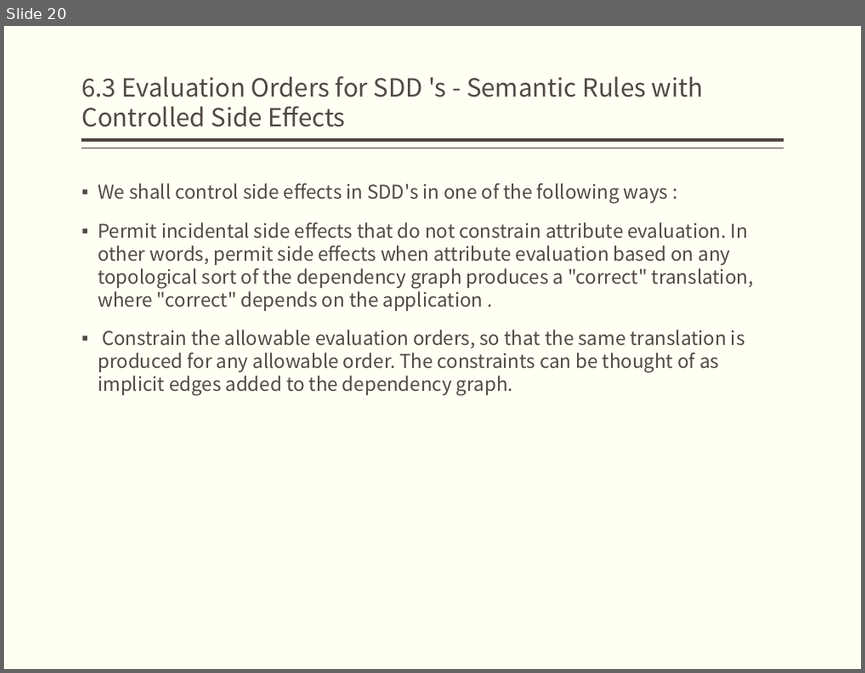
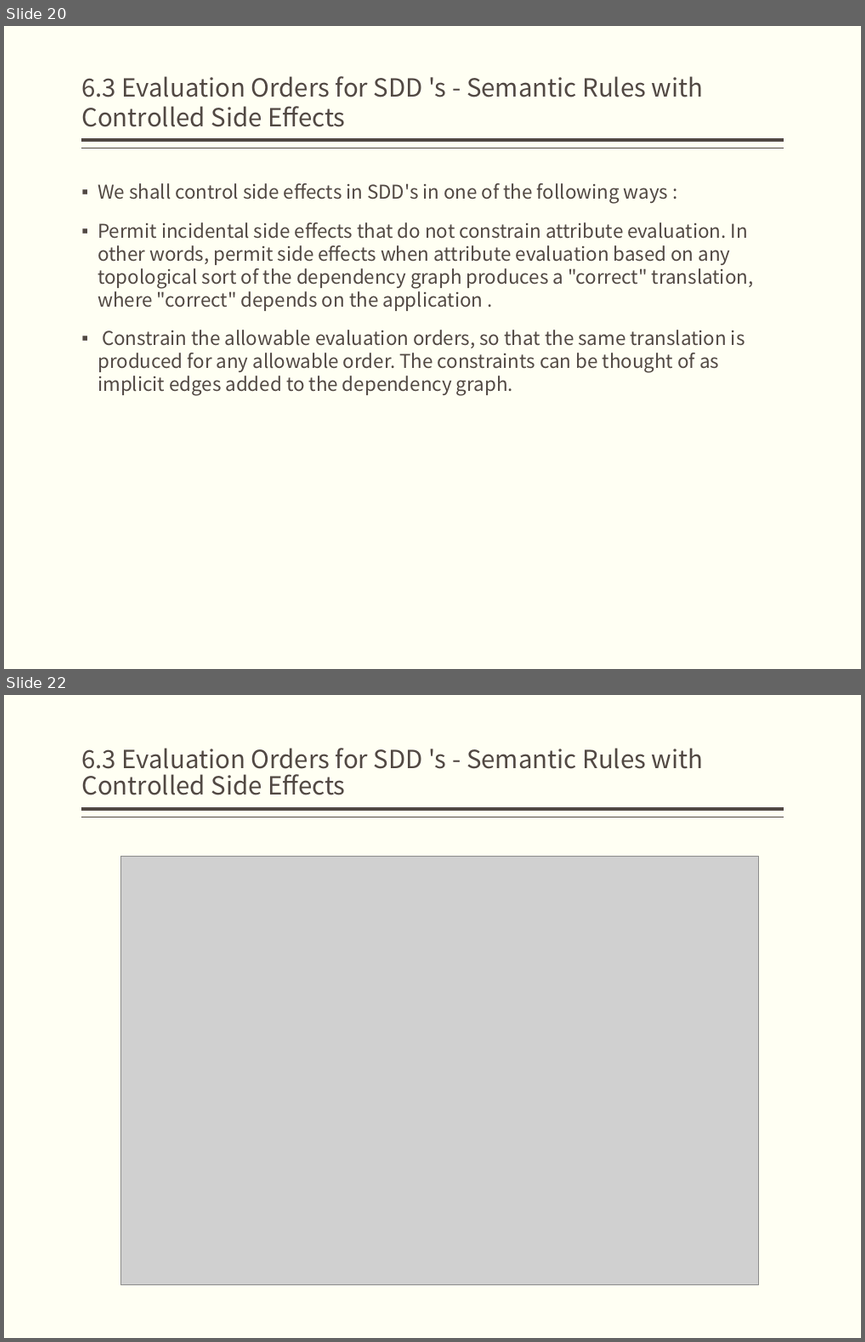
Before and after one commit to bonkboykz/jz81.github.io, a slide deck: course/compiler/LectureNotes/(Spring2017)Lecture6.pptx. Shown one above the other, each under a label of ours: slide 20 before the commit, slides 20 and 22 after it; the slides between them are not shown. The pictures are 865x673 and 865x1342 pixels, drawn with LibreOffice and Linux fonts; fonts in the diff are those of the drawing; grey boxes stand for pictures. Boxes give left, top, right and bottom in pixels: in the first picture for what was removed or moved away, otherwise in the second. Text is boxed around its words. In the diff, an @@ line names an element or a change of style, - is before the commit and + after.

```diff
--- a/course/compiler/LectureNotes/(Spring2017)Lecture6.pptx
+++ b/course/compiler/LectureNotes/(Spring2017)Lecture6.pptx
@@ slide 22 added at [4,695,861,1338], background #FFFFF3; not listed: 2 template elements that a slide beside it also shows @@
@@ title added at [81,748,704,795], 21 pt, text #514843 @@
+6.3 Evaluation Orders for SDD 's - Semantic Rules with Controlled Side Effects
@@ picture added at [120,857,758,1285] @@
```
Also in this commit, not shown: 1 slide changed, 5 other slides added.
